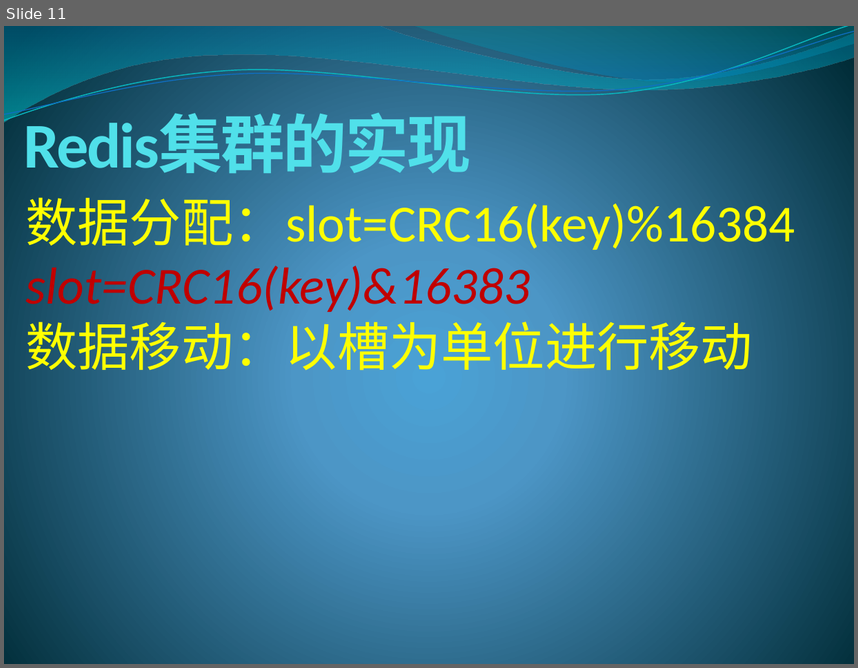
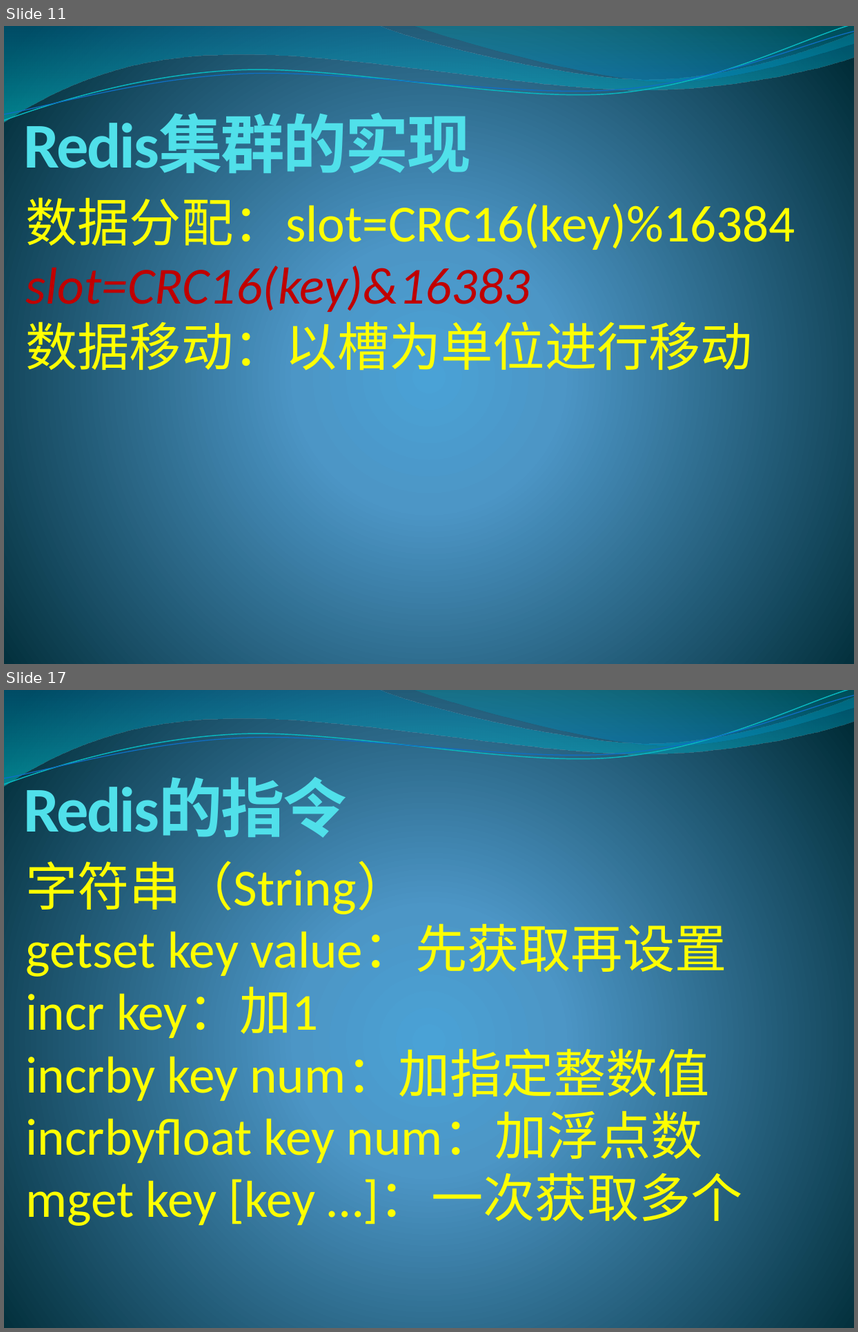
Before and after one commit to lixinjie1985/redis, a slide deck: docs/redis-01.pptx. Shown one above the other, each under a label of ours: slide 11 before the commit, slides 11 and 17 after it; the slides between them are not shown. The pictures are 858x668 and 858x1332 pixels, drawn with LibreOffice and Linux fonts; fonts in the diff are those of the drawing. Boxes give left, top, right and bottom in pixels: in the first picture for what was removed or moved away, otherwise in the second. Text is boxed around its words. In the diff, an @@ line names an element or a change of style, - is before the commit and + after.

```diff
--- a/docs/redis-01.pptx
+++ b/docs/redis-01.pptx
@@ slide 17 added at [4, 690, 854, 1328], background gradient #4AA0D6 to #4C98C7 to #002C38; not listed: 4 template elements that a slide beside it also shows @@
@@ title added at [24, 778, 347, 847], 54 pt, text #51E0EA, bold @@
+Redis的指令
@@ text added at [25, 852, 743, 1229], 44 pt, text #FFFF00 @@
+字符串（String）
+getset key value：先获取再设置
+incr key：加1
+incrby key num：加指定整数值
+incrbyfloat key num：加浮点数
+mget key [key …]：一次获取多个
```
Also in this commit, not shown: 8 other slides added.
